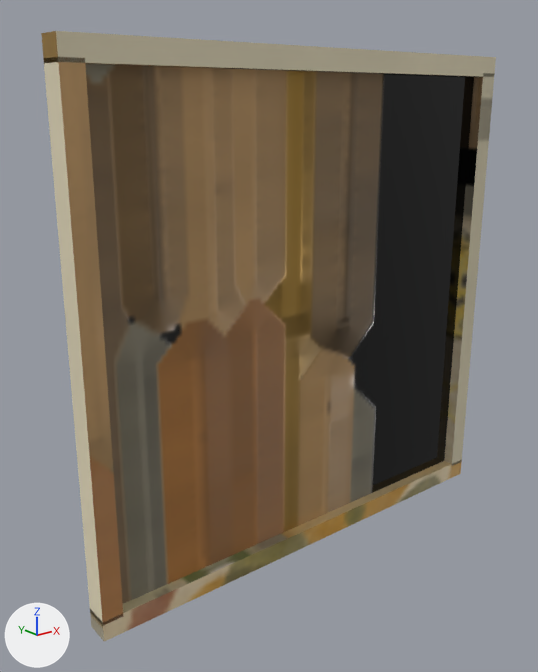
The FBX model art/house/v2/fbx/H_Frame_Notice.fbx as it was, and as the next commit left it.
One viewpoint serves both versions: a camera (50 mm lens) standing at (-2.87, -3.26, 2.72) and looking at (-0.22, 0.06, 1.39). Arrows for +X, +Y and +Z are at lower left; the lights stay in place. The picture after the commit comes second.

Names of what the first picture shows: 'H_Frame_Notice'.
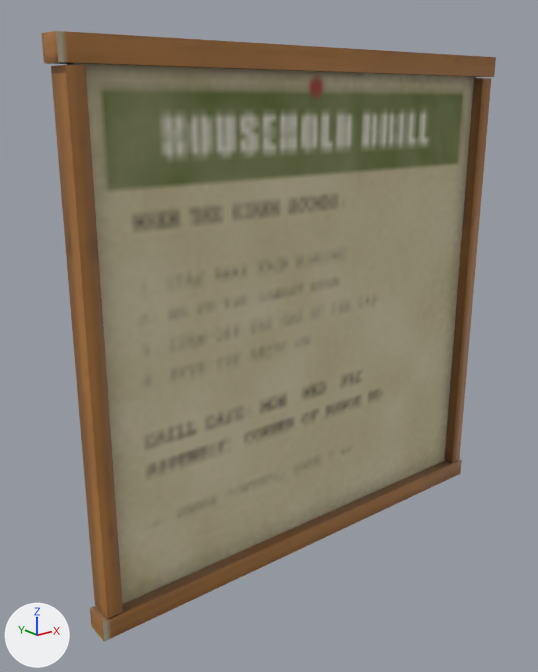
What the commit changed:
me_h_frame_notice has 40 vertices, 60 faces and spans x -1.5..1.5, y -0.15..0.0, z 0.0..3.0.
me_h_frame_notice is used by ob_h_frame_notice; location (0.0, 0.0, 0.0).
me_h_frame_notice part 1: the loose piece of 8 vertices spanning x -1.5..-1.38, y -0.15..0.0, z 0.1..2.9 is scaled about its middle by (0.75, 1, 0.979), then moved by (0.01, 0.0, 0.0).
me_h_frame_notice part 2: the loose piece of 8 vertices spanning x 1.38..1.5, y -0.15..0.0, z 0.1..2.9 is scaled about its middle by (0.75, 1, 0.979), then moved by (-0.01, 0.0, 0.0).
me_h_frame_notice part 3: texture (UV) coordinates of 60 of 60 faces, centred in x -1.5..1.5, y -0.15..0.0, z 0.0..3.0, changed; they spanned u 0.48..1.0, v 0.13..0.94 and now span u 0.09..1.0, v 0.0..0.96.

Boxes (x1, y1, x2, y2) around the edits, measured in the pictures (538 x 672 px; the box of a moved part takes in the faces that stretch with it):
'H_Frame_Notice', reshaped, surface changed (brown to yellow)
    both: (41, 31, 496, 641)
part 1 of me_h_frame_notice, moved or reshaped
    before: (43, 57, 123, 625)
    after: (51, 65, 123, 618)
part 2 of me_h_frame_notice, moved or reshaped
    before: (444, 73, 495, 466)
    after: (444, 78, 491, 463)
part 3 of me_h_frame_notice, surface changed (brown to yellow)
    both: (41, 31, 496, 641)
